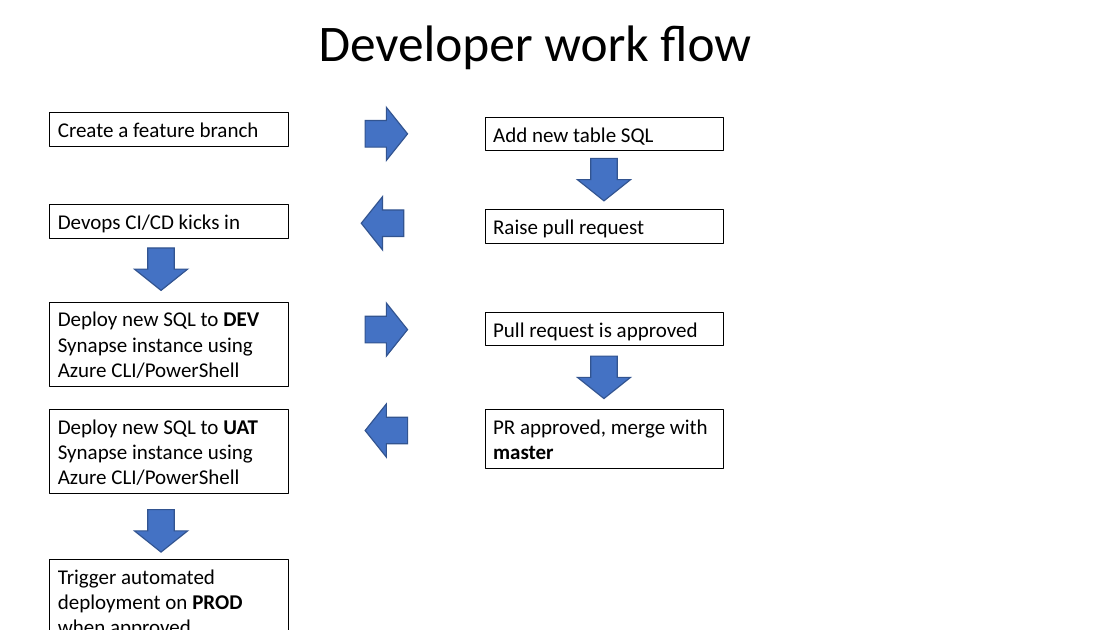
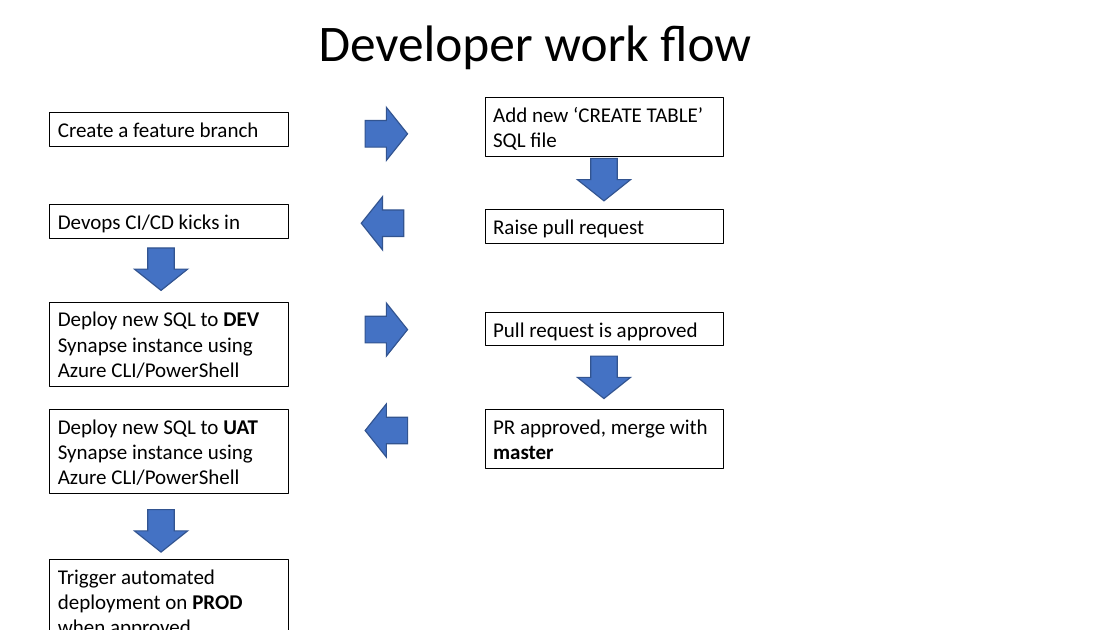
Before and after one commit to sdg002/AzureTrials, a slide deck: slide 24 of synapse-sqlviews-integrationtesting/docs/Synapse-Presentation1.pptx. Drawn at 1120x630 pixels with LibreOffice and Linux fonts; fonts in the diff are those of the drawing. Boxes give left, top, right and bottom in pixels: in the first picture for what was removed or moved away, otherwise in the second. Text is boxed around its words. In the diff, an @@ line names an element or a change of style, - is before the commit and + after.

```diff
--- a/synapse-sqlviews-integrationtesting/docs/Synapse-Presentation1.pptx
+++ b/synapse-sqlviews-integrationtesting/docs/Synapse-Presentation1.pptx
@@ rectangle "Add new ‘CREATE TABLE’ SQL ...": place and size @@
-rectangle "Add new ‘CREATE TABLE’ SQL ..." at box(485, 117, 723, 150)
+rectangle "Add new ‘CREATE TABLE’ SQL ..." at box(485, 97, 723, 157)
@@ text in rectangle at box(493, 107, 703, 150): text changed @@
-Add new table SQL
+Add new ‘CREATE TABLE’ SQL file
```
Also in this commit, not shown: 1 other slide changed, 2 other files.
